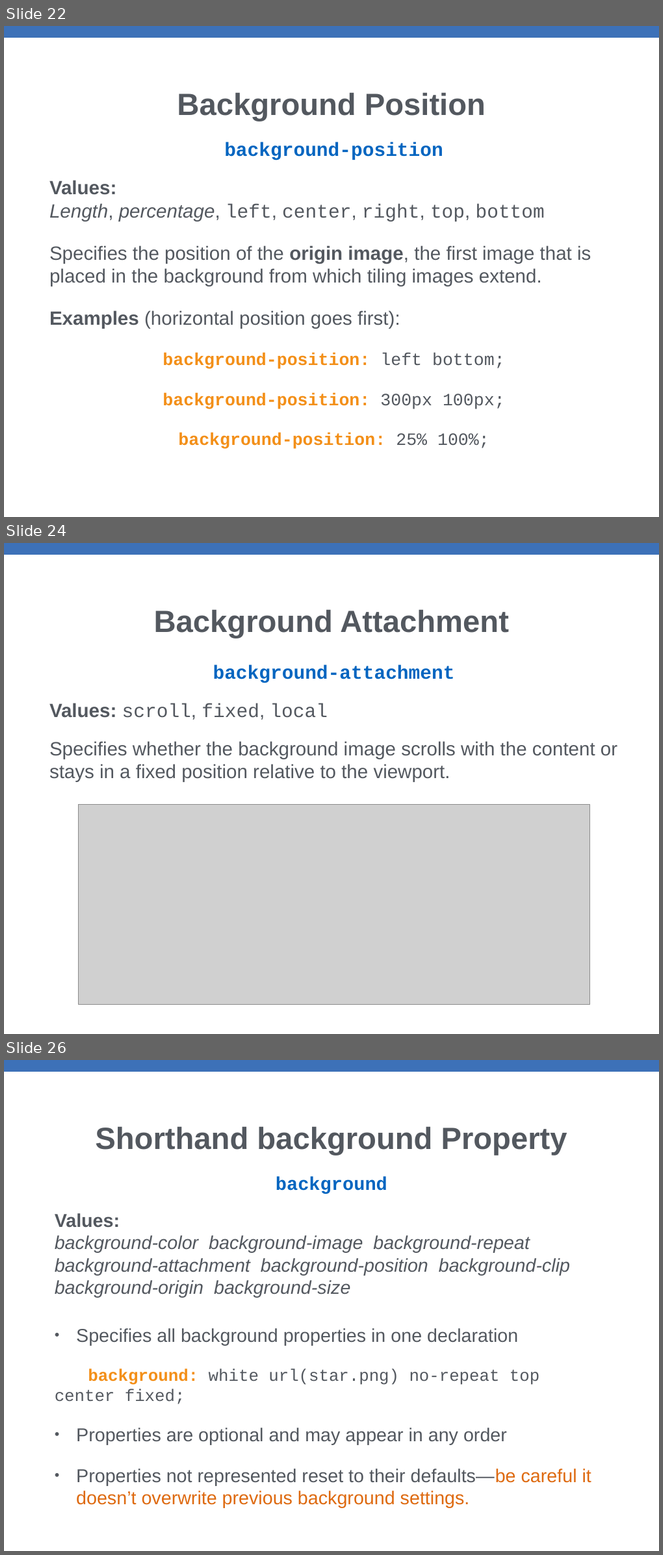
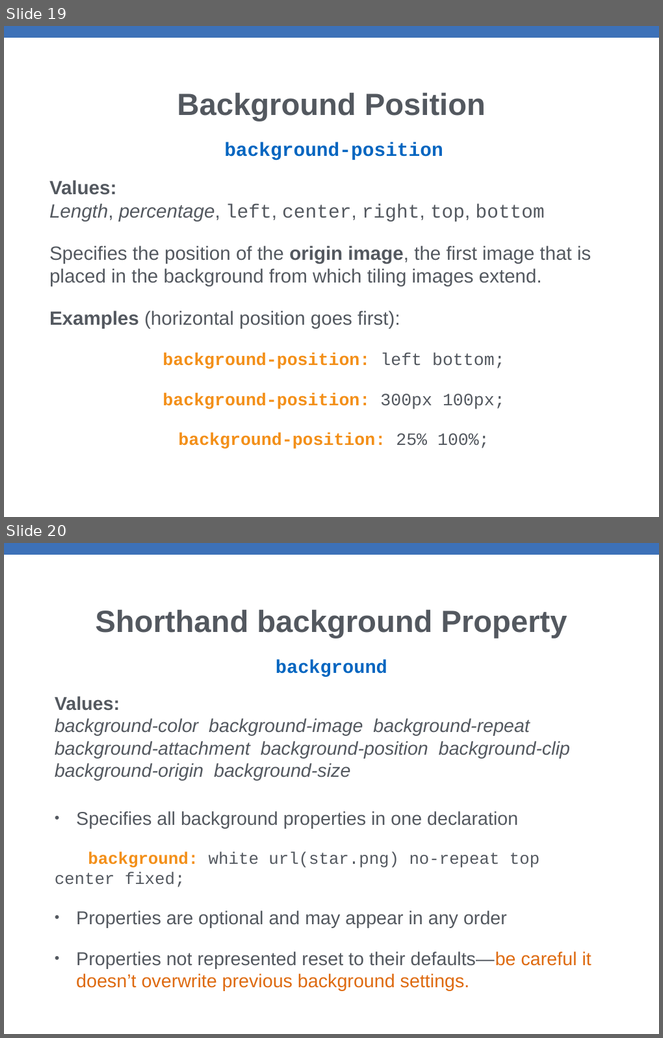
Before and after one commit to xiaoleibi/MMDPPT26, a slide deck: Uge41ColorsBackgrounds.pptx. Shown one above the other, each under a label of ours: slides 22, 24 and 26 before the commit, slides 19 and 20 after it; the slides between them are not shown. The pictures are 663x1555 and 663x1038 pixels, drawn with LibreOffice and Linux fonts; fonts in the diff are those of the drawing; grey boxes stand for pictures. Boxes give left, top, right and bottom in pixels: in the first picture for what was removed or moved away, otherwise in the second. Text is boxed around its words. In the diff, an @@ line names an element or a change of style, - is before the commit and + after.

```diff
--- a/Uge41ColorsBackgrounds.pptx
+++ b/Uge41ColorsBackgrounds.pptx
@@ slide 24 removed at (4,543,659,1034), background #FFFFFF; not listed: 1 template element that a slide beside it also shows @@
@@ title removed at (154,609,509,638) @@
-Background Attachment
@@ text removed at (50,665,618,782) @@
-background-attachment
-Values: scroll, fixed, local
-Specifies whether the background image scrolls with the content or stays in a fixed position relative to the viewport.
@@ picture removed at (78,804,590,1005) @@
@@ what was slide 22 is now slide 19 @@
@@ what was slide 26 is now slide 20 @@
```
Also in this commit, not shown: 3 slides changed, 5 other slides removed, 16 other files.
